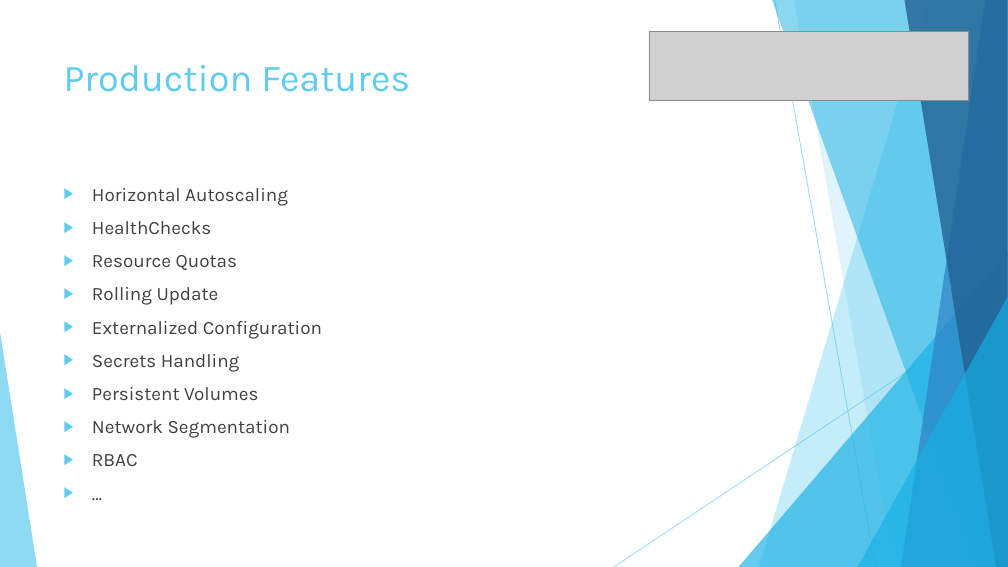
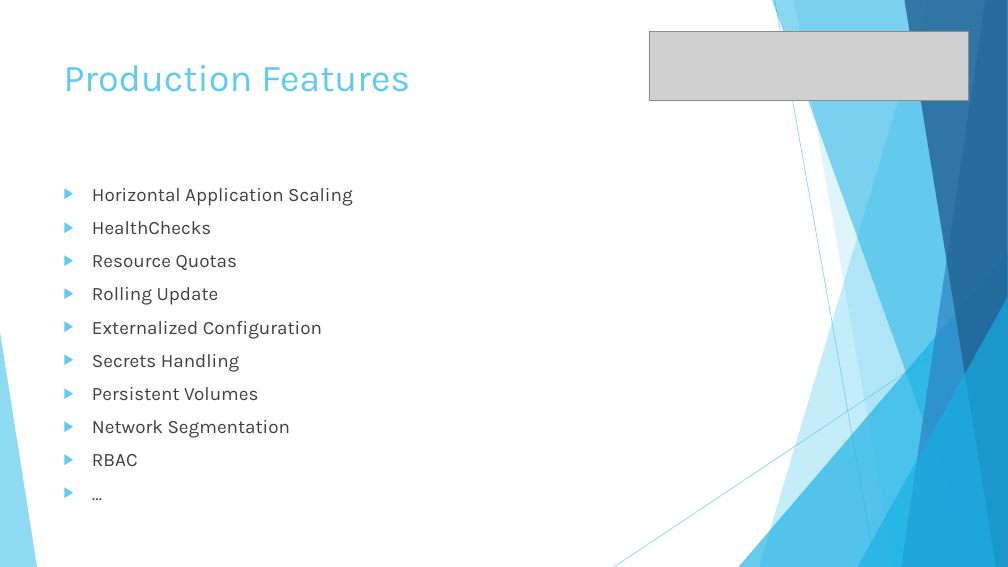
Before and after one commit to fsforza/kubernetes-demo, a slide deck: slide 7 of slides/kube-demo.pptx. Drawn at 1008x567 pixels with LibreOffice and Linux fonts; fonts in the diff are those of the drawing; grey boxes stand for pictures. Boxes give left, top, right and bottom in pixels: in the first picture for what was removed or moved away, otherwise in the second. Text is boxed around its words. In the diff, an @@ line names an element or a change of style, - is before the commit and + after.

```diff
--- a/slides/kube-demo.pptx
+++ b/slides/kube-demo.pptx
@@ text at (x1=92, y1=188, x2=353, y2=206): text changed @@
-▶ Horizontal Autoscaling
+▶ Horizontal Application Scaling
```
Also in this commit, not shown: 2 other slides changed, 5 slides added.
